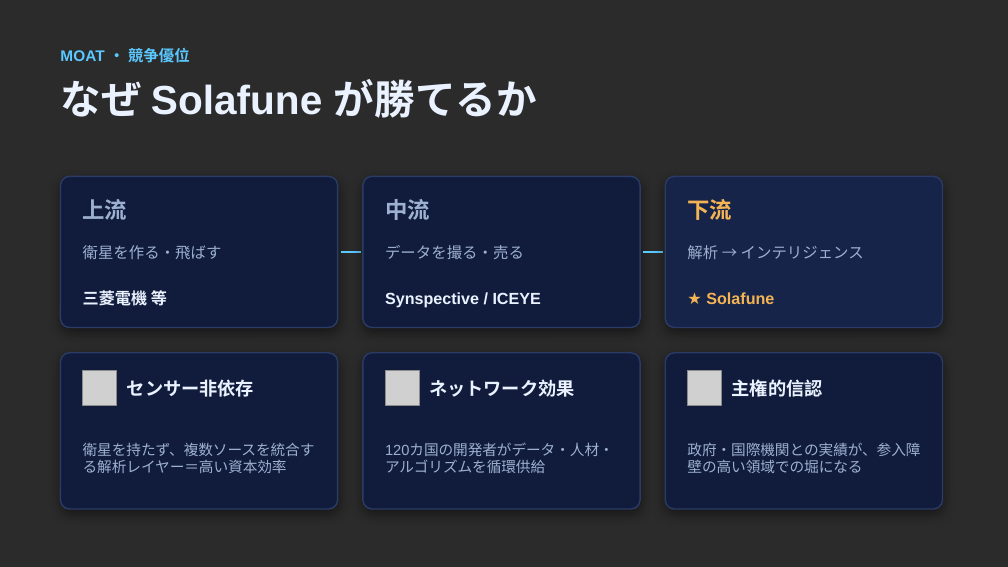
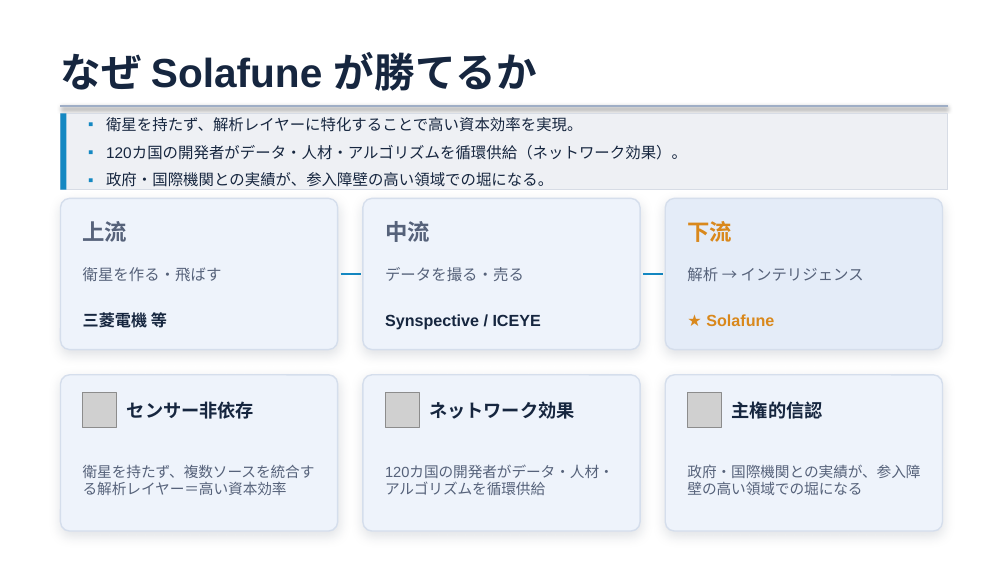
Before and after one commit to Hiroyuki-01/identity_academy_vc, a slide deck: slide 7 of template/identity_academy_vc課題_A班.pptx (slide 6 before the commit). Drawn at 1008x567 pixels with LibreOffice and Linux fonts; fonts in the diff are those of the drawing; grey boxes stand for pictures; background and template pictures are left out; a plain dark background stands for a picture behind light text. Boxes give left, top, right and bottom in pixels: in the first picture for what was removed or moved away, otherwise in the second. Text is boxed around its words. In the diff, an @@ line names an element or a change of style, - is before the commit and + after.

```diff
--- a/template/identity_academy_vc課題_A班.pptx
+++ b/template/identity_academy_vc課題_A班.pptx
@@ background picture (left out) to #FFFFFF @@
@@ text colour #EAF1FF to #16263F in 6 elements at <box>83,312,167,328</box>, <box>385,314,541,330</box>, <box>127,401,254,419</box>, <box>429,401,574,419</box>, <box>732,401,823,419</box>, <box>60,52,537,91</box> @@
@@ text "なぜ Solafune が勝てるか": place and size @@
-text "なぜ Solafune が勝てるか" at <box>60,79,537,118</box>
+text "なぜ Solafune が勝てるか" at <box>60,52,537,91</box>
@@ text removed at <box>60,48,190,63</box> @@
-MOAT ・ 競争優位
@@ line added from (60, 106) to (948, 106), #9FAEC6 1.5 pt @@
@@ rectangle added at <box>60,114,948,191</box>, fill #EEF0F4, outline #D7DCE5 0.75 pt, 11 pt, text #16263F @@
+▪ 衛星を持たず、解析レイヤーに特化することで高い資本効率を実現。
+▪ 120カ国の開発者がデータ・人材・アルゴリズムを循環供給（ネットワーク効果）。
+▪ 政府・国際機関との実績が、参入障壁の高い領域での堀になる。
@@ rectangle added at <box>60,114,67,191</box>, fill #1488C2 @@
@@ 3 rounded rectangles: place and size @@
-3 rounded rectangles at <box>60,176,942,328</box>
+3 rounded rectangles at <box>60,199,942,350</box>
@@ rounded rectangle at <box>665,199,942,350</box>: fill #16244A to #E4ECF8; outline #2A3B66 1 pt to #D5DEEC 1 pt; shadow changed @@
@@ text "下流" at <box>687,221,732,242</box>: text colour #F5B454 to #D9881C @@
@@ line (341, 274) - (361, 274): stroke #5BC8FF 2 pt to #1488C2 2 pt @@
@@ line (643, 274) - (663, 274): stroke #5BC8FF 2 pt to #1488C2 2 pt @@
@@ text "★ Solafune" at <box>706,314,774,326</box>: text colour #F5B454 to #D9881C @@
@@ 15 texts, 3 pictures, 3 rounded rectangles, 2 lines: place and size @@
-15 texts, 3 pictures, 3 rounded rectangles, 2 lines at <box>60,199,942,509</box>
+15 texts, 3 pictures, 3 rounded rectangles, 2 lines at <box>60,221,942,531</box>
@@ fill #111C3C to #EEF3FB; outline #2A3B66 1 pt to #D5DEEC 1 pt; shadow changed in 5 elements at <box>363,199,640,350</box>, <box>60,199,338,350</box>, <box>60,375,338,531</box>, <box>363,375,640,531</box>, <box>665,375,942,531</box> @@
@@ text colour #9DB0D0 to #56627A in 8 elements at <box>83,221,128,242</box>, <box>83,267,222,281</box>, <box>385,221,430,242</box>, <box>385,267,524,281</box>, <box>687,267,864,281</box>, <box>83,464,315,495</box>, <box>385,465,614,495</box>, <box>687,464,920,495</box> @@
```
Also in this commit, not shown: 8 other slides changed, 1 slide added, 7 other files.
